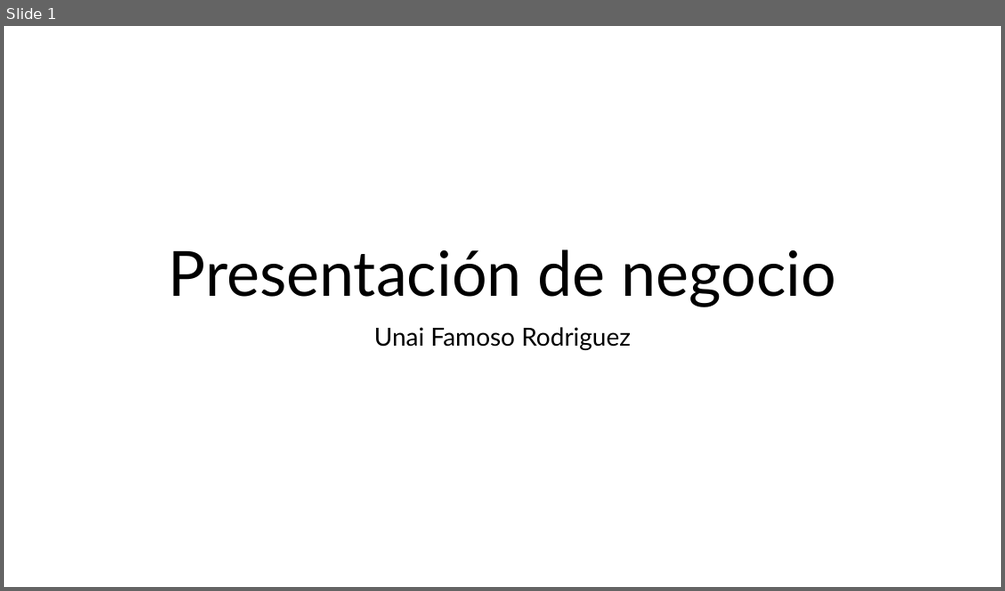
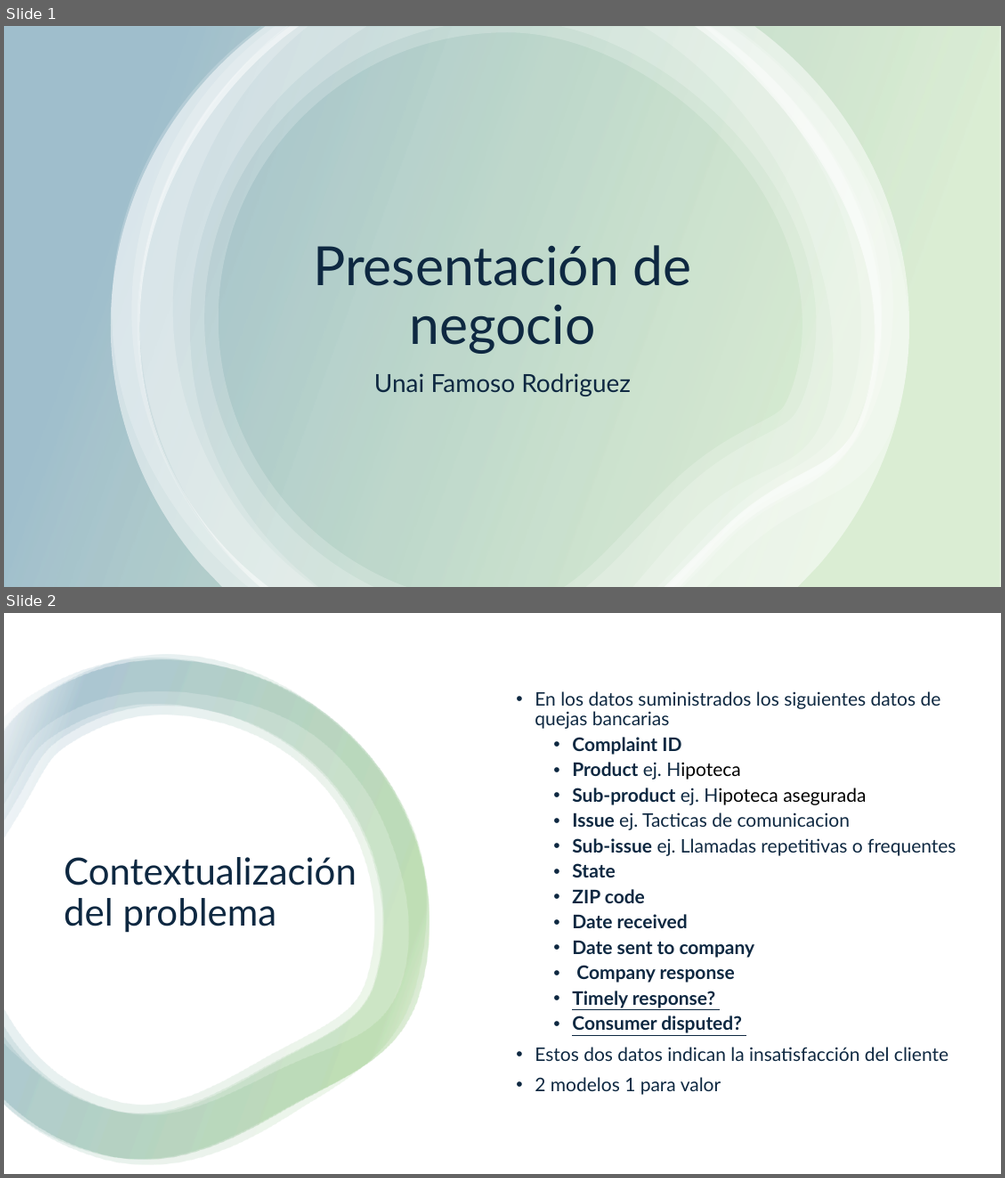
Before and after one commit to UnaiFam/Projecto-Final-ML, a slide deck: docs/Presentacion de negocio.pptx. Shown one above the other, each under a label of ours: slide 1 before the commit, slides 1 and 2 after it. The pictures are 1005x591 and 1005x1178 pixels, drawn with LibreOffice and Linux fonts; fonts in the diff are those of the drawing. Boxes give left, top, right and bottom in pixels: in the first picture for what was removed or moved away, otherwise in the second. Text is boxed around its words. In the diff, an @@ line names an element or a change of style, - is before the commit and + after.

```diff
--- a/docs/Presentacion de negocio.pptx
+++ b/docs/Presentacion de negocio.pptx
@@ slide 2 added at box(4, 613, 1001, 1174), background #FFFFFF @@
@@ rectangle added at box(4, 613, 1001, 1174), fill #FFFFFF @@
@@ group added at box(4, 655, 429, 1165): 4 freeform shapes @@
@@ text added at box(534, 691, 955, 1094), 18 pt, text #0E2841 @@
+• En los datos suministrados los siguientes datos de quejas bancarias
+  • Complaint ID
+  • Product ej. Hipoteca
+  • Sub-product ej. Hipoteca asegurada
+  • Issue ej. Tacticas de comunicacion
+  • Sub-issue ej. Llamadas repetitivas o frequentes
+  • State
+  • ZIP code
+  • Date received
+  • Date sent to company
+  • Company response
+  • Timely response?
+  • Consumer disputed?
+• Estos dos datos indican la insatisfacción del cliente
+• 2 modelos 1 para valor
@@ title added at box(64, 857, 356, 933), 36 pt, text #0E2841 @@
+Contextualización del problema
@@ slide 1 changed as well @@
@@ rectangle added at box(4, 26, 1001, 587), fill gradient #4EA72E to #156082 @@
@@ group added at box(111, 26, 909, 587): 6 freeform shapes @@
@@ title "Presentación de negocio": place and size @@
-title "Presentación de negocio" at box(169, 249, 836, 307)
+title "Presentación de negocio" at box(313, 245, 692, 354)
@@ title "Presentación de negocio" at box(313, 245, 692, 354): size 60 to 52 pt, text colour #000000 to #0E2841 @@
@@ subtitle "Unai Famoso Rodriguez": place and size @@
-subtitle "Unai Famoso Rodriguez" at box(374, 327, 631, 350)
+subtitle "Unai Famoso Rodriguez" at box(374, 373, 631, 396)
@@ subtitle "Unai Famoso Rodriguez" at box(374, 373, 631, 396): text colour #000000 to #0E2841 @@
```
Also in this commit, not shown: 8 other slides added, 3 slides removed, 28 other files.
